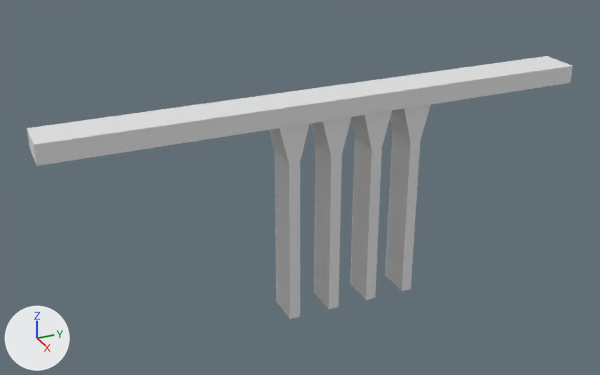
Two versions of the Blender file Assets/Moria_Hall.blend, one commit apart.
Rendered twice from a 50 mm camera at (3.09, -1.53, 2.17) aimed at (-0.08, -0.1, 0.58). Lighting does not change. The marker at lower left points along +X, +Y and +Z. The older version comes first.
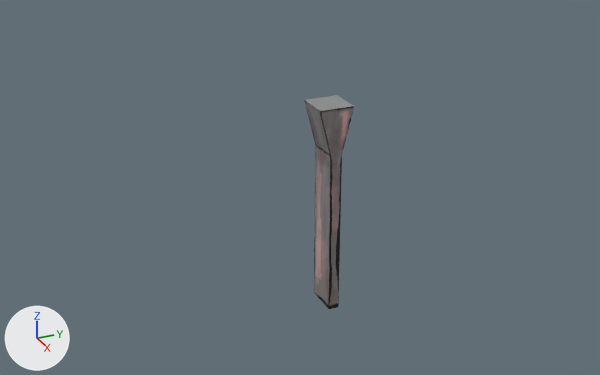
Where the newer file only moved an object's origin or applied its transform, the numbers keep the older frame.

The change, as a diff of the scene's bpy script:
```diff
--- a/Assets/Moria_Hall.blend.py
+++ b/Assets/Moria_Hall.blend.py
@@ img_railing_leg_layer @@
+img_railing_leg_layer = load_image('railing_leg Layer', '_unpacked/railing_leg_Layer', 512, 512, 'sRGB')
@@ img_railing_leg_layer_1 @@
+img_railing_leg_layer_1 = load_image('railing_leg Layer 1', '_unpacked/railing_leg_Layer_1', 512, 512, 'sRGB')
@@ ng_ucupaint_railing_leg @@
+ng_ucupaint_railing_leg = bpy.data.node_groups.new('Ucupaint railing_leg', 'ShaderNodeTree')
+# nodes: Group, Mix, UVMap
+# colours: white #ffffff
@@ ng_yp_layer_railing_leg_layer @@
+ng_yp_layer_railing_leg_layer = bpy.data.node_groups.new('.yP Layer railing_leg Layer', 'ShaderNodeTree')
+# uses the picture img_railing_leg_layer
@@ ng_yp_layer_railing_leg_layer_1 @@
+ng_yp_layer_railing_leg_layer_1 = bpy.data.node_groups.new('.yP Layer railing_leg Layer 1', 'ShaderNodeTree')
+# uses the picture img_railing_leg_layer_1
@@ mat_railing_leg @@
+mat_railing_leg = bpy.data.materials.new('railing_leg')
+mat_railing_leg.use_nodes = True; mat_railing_leg.node_tree.nodes.clear()
+_N = mat_railing_leg.node_tree.nodes; _L = mat_railing_leg.node_tree.links
+n0 = _N.new('ShaderNodeGroup'); n0.name = 'Group'
+n0.node_tree = ng_ucupaint_railing_leg
+n0.inputs[0].default_value = (0.271, 0.271, 0.271, 1.0)  # 'Color', grey #8e8e8e
+n1 = _N.new('ShaderNodeBsdfPrincipled'); n1.name = 'Principled BSDF'
+n2 = _N.new('ShaderNodeOutputMaterial'); n2.name = 'Material Output'
+_L.new(n1.outputs[0], n2.inputs[0])  # 'BSDF' to 'Surface'
+_L.new(n0.outputs[0], n1.inputs[0])  # 'Color' to 'Base Color'
@@ me_cube_014 @@
 me_cube_014.from_pydata(...)  # 12 vertices, 10 faces; spans x -1.64..1.64, y -1.62..1.62, z -1.0..1.0
+me_cube_014.materials.append(mat_railing_leg)
@@ ob_railing @@
 ob_railing.scale = (0.0943, 0.0423, 1.25)
+ob_railing.hide_set(True)
@@ ob_cube_002 @@
-ob_cube_002 = bpy.data.objects.new('Cube.002', me_cube_015)
-ob_cube_002.location = (0.0, 0.2, 0.5)
-ob_cube_002.scale = (0.05, 0.05, 0.5)
@@ ob_cube_003 @@
-ob_cube_003 = bpy.data.objects.new('Cube.003', me_cube_016)
-ob_cube_003.location = (0.0, -0.2, 0.5)
-ob_cube_003.scale = (0.05, 0.05, 0.5)
@@ ob_cube_004 @@
-ob_cube_004 = bpy.data.objects.new('Cube.004', me_cube_017)
-ob_cube_004.location = (0.0, 0.4, 0.5)
-ob_cube_004.scale = (0.05, 0.05, 0.5)
```

Boxes (x1, y1, x2, y2) around the edits, measured in the pictures (600 x 375 px):
'railing', hidden: before (27, 56, 573, 166)
'Cube.001', recoloured (white to grey): (310, 117, 351, 309) in both
'Cube.004', deleted: before (385, 105, 431, 291)
'Cube.002', deleted: before (350, 111, 392, 300)
'Cube.003', deleted: before (269, 123, 310, 319)
